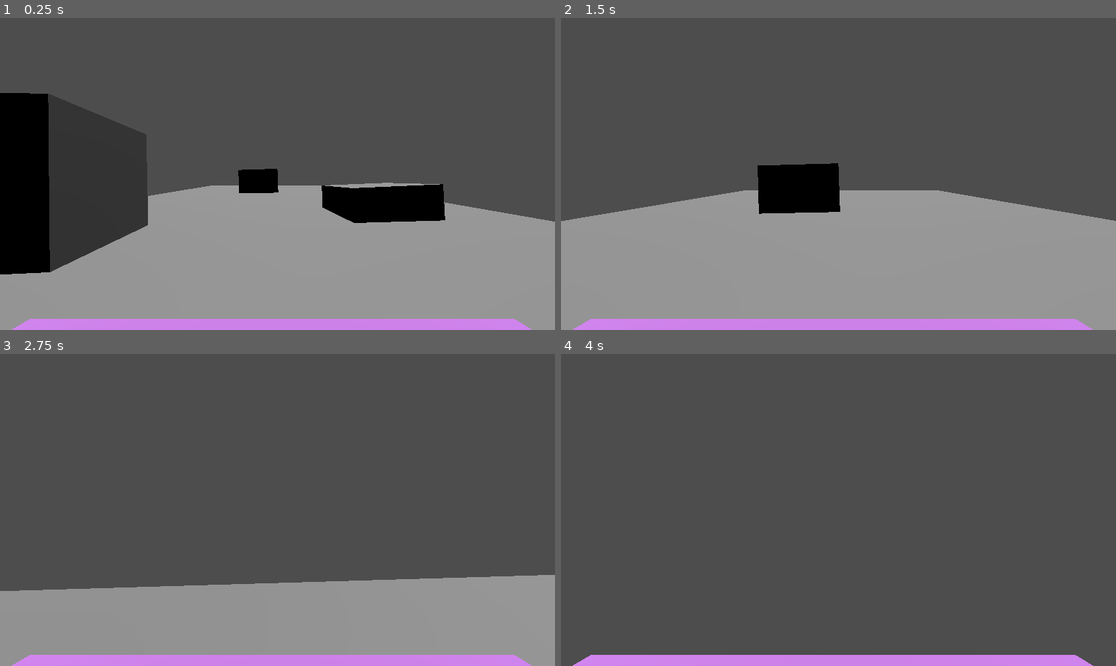
Above: before the commit, frames 1-4 (two rows, left to right).
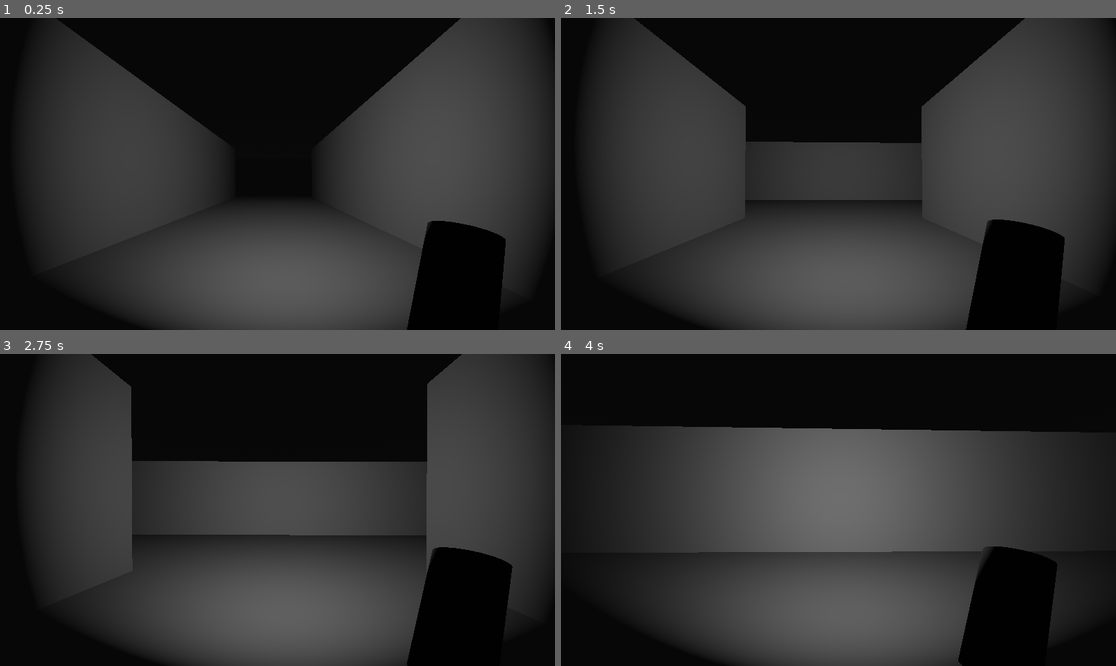
Above: after the commit, the same moments.

Repository: CodeTeshlah/ProjectA
Game: Godot game, scene res://node_3d.tscn
Same seed, same stepped clock (60 frames per second), same inputs: the game is played once before the commit and once after it.
Inputs:
- Up to frame 1 (0.25 s): no input
- Up to frame 2 (1.5 s): hold D (player_move_right) 0.53-1.28 s; hold W (player_move) 0.53-1.28 s; hold A (player_move_left) from 1.28 s (still down); tap W (player_move) at 1.35 s
- Up to frame 3 (2.75 s): release A (player_move_left) at 2.03 s; hold D (player_move_right) from 2.03 s (still down); hold W (player_move) from 2.03 s (still down)
- Up to frame 4 (4 s): release W (player_move) at 2.78 s; tap W (player_move) at 2.85 s; release D (player_move_right) at 3.53 s; hold A (player_move_left) from 3.53 s (still down); hold W (player_move) from 3.53 s (still down)

The runs differ from the first frame. In frame 1, 71% of the frame differs, in the area x 0-100%, y 0-100%; in frame 2, 76%; in frame 3, 71%; in frame 4, 65%.

Commit message:
uhhh wth... its a completely different game na

Diff:
--- a/fayr/galawgalaw.gd
+++ b/fayr/galawgalaw.gd
@@ -1,22 +1,25 @@
 extends Node3D
-@onready var path = $Path3D/PathFollow3D
-@onready var player = $Path3D/PathFollow3D
-@onready var path1 = $Path3D#/PathFollow3D
-@onready var path2 = $Path3DLeft#/PathFollow3D
-@onready var path3 = $Path3DRight#/PathFollow3D
+@onready var path = $Navigation/Path3D/PathFollow3D
+@onready var player = $Navigation/Path3D/PathFollow3D
+@onready var path1 = $Navigation/Path3D
+@onready var path2 = $Navigation/Path3DLeft
+@onready var path3 = $Navigation/Path3DRight
+@onready var anim = $Navigation/Path3D/PathFollow3D/Player/Camera3D/AnimationPlayer
 var running = 1
 func _ready():
 	pass # Replace with function body.
 
 func _process(delta):
-		const move_speed = 20.0
+		const move_speed = 5.0
 		if (check_input()):
 			running = 3
 		else:
 			running = 1
 		path.progress += (move_speed * running ) * delta
+		anim.play("head_bob")
 		print(path.progress_ratio >= 1)
 		if (path.progress_ratio) >= 1:
+			anim.stop(false)
 			check_direction()
 		else:
 			pass
@@ -28,11 +31,11 @@
 		return false
 
 func check_direction():
-	if (Input.is_action_just_pressed('player_move_left')):
+	if (Input.is_action_just_pressed('player_move_right')):
 		path1.remove_child(player)
 		path3.add_child(player)
 		path.progress = 0
-	if (Input.is_action_just_pressed("player_move_right")):
+	if (Input.is_action_just_pressed("player_move_left")):
 		path1.remove_child(player)
 		path2.add_child(player)
 		path.progress = 0
--- a/fayr/node_3d.tscn
+++ b/fayr/node_3d.tscn
@@ -1,81 +1,200 @@
-[gd_scene load_steps=8 format=3 uid="uid://dk8tnoq3kxt5o"]
+[gd_scene load_steps=17 format=3 uid="uid://dk8tnoq3kxt5o"]
 
 [ext_resource type="Script" path="res://galawgalaw.gd" id="1_q4vrq"]
 [ext_resource type="PackedScene" uid="uid://bty2bywe6nwcd" path="res://player_temp.tscn" id="2_ao6yi"]
 
+[sub_resource type="ProceduralSkyMaterial" id="ProceduralSkyMaterial_qvowg"]
+sky_top_color = Color(0.188235, 0.188235, 0.188235, 1)
+sky_horizon_color = Color(0.239216, 0.239216, 0.239216, 1)
+
+[sub_resource type="Sky" id="Sky_v5stf"]
+sky_material = SubResource("ProceduralSkyMaterial_qvowg")
+
+[sub_resource type="Environment" id="Environment_y0byc"]
+background_mode = 2
+background_color = Color(0.654902, 0.654902, 0.654902, 1)
+background_energy_multiplier = 0.25
+sky = SubResource("Sky_v5stf")
+ambient_light_source = 3
+ambient_light_color = Color(1, 1, 1, 1)
+ambient_light_sky_contribution = 0.12
+ambient_light_energy = 0.01
+reflected_light_source = 2
+
+[sub_resource type="BoxMesh" id="BoxMesh_i8oem"]
+
 [sub_resource type="BoxMesh" id="BoxMesh_dvil7"]
 
-[sub_resource type="BoxMesh" id="BoxMesh_i8oem"]
-
 [sub_resource type="Curve3D" id="Curve3D_5jtcc"]
 _data = {
-"points": PackedVector3Array(-25.0856, -1.47215, 1.50487, 25.086, 0, 0, -20, 0, 0, 0, 0, 0, 3.42161, -2.42777, -1.23786, 0, 0, -57.012),
+"points": PackedVector3Array(-25.086, 0, 0, 0, 0, 0, -10, 0, 0, 0, 0, 0, 3, 0, 0, -3, 0, 0, 0, 0, 3, 0, 0, 0, 0, 0, -3, 0, 0, 0, 0, 0, 0, 0, 0, -30),
+"tilts": PackedFloat32Array(0, 0, 0, 0)
+}
+point_count = 4
+
+[sub_resource type="Curve3D" id="Curve3D_pv8u3"]
+_data = {
+"points": PackedVector3Array(0, 0, 0, 5, 0, 0, -10, 0, 0, 0, 0, 0, 3, 0, 0, -3, 0, 0, 0, 0, -3, 0, 0, 0, 0, 0, 3, 0, 0, 0, 0, 0, 0, 0, 0, 30),
+"tilts": PackedFloat32Array(0, 0, 0, 0)
+}
+point_count = 4
+
+[sub_resource type="Curve3D" id="Curve3D_6v57d"]
+_data = {
+"points": PackedVector3Array(0, 0, 0, 0, 0, 0, -90, 0, 0, 0, 0, 0, 0, 0, 0, -70, 0, 0),
 "tilts": PackedFloat32Array(0, 0)
 }
 point_count = 2
 
-[sub_resource type="Curve3D" id="Curve3D_pv8u3"]
-_data = {
-"points": PackedVector3Array(-18.0235, -1.93517, -4.27285, 25, 0, 0, -20, 0, 0, 0, 0, 0, -0.461973, 1.86329, 11.5569, 0, 0, 40),
-"tilts": PackedFloat32Array(0, 0)
-}
-point_count = 2
-
-[sub_resource type="Curve3D" id="Curve3D_6v57d"]
-_data = {
-"points": PackedVector3Array(0, 0, 0, 0, 0, 0, -90, 0, 0, 0, 0, 0, 0, 0, 0, -20, 0, 0),
-"tilts": PackedFloat32Array(0, 0)
-}
-point_count = 2
+[sub_resource type="StandardMaterial3D" id="StandardMaterial3D_4lf32"]
+albedo_color = Color(0.380392, 0.380392, 0.380392, 1)
+
+[sub_resource type="CylinderMesh" id="CylinderMesh_cr27x"]
+material = SubResource("StandardMaterial3D_4lf32")
+
+[sub_resource type="Animation" id="Animation_udq5q"]
+resource_name = "head_bob"
+length = 1.2
+loop_mode = 1
+tracks/0/type = "value"
+tracks/0/imported = false
+tracks/0/enabled = true
+tracks/0/path = NodePath(".:rotation")
+tracks/0/interp = 2
+tracks/0/loop_wrap = true
+tracks/0/keys = {
+"times": PackedFloat32Array(0, 0.2, 0.4, 0.6, 0.8, 1),
+"transitions": PackedFloat32Array(1, 1, 1, 1, 1, 1),
+"update": 0,
+"values": [Vector3(0, 5.58793e-09, 0), Vector3(0.0349066, -0.0174533, 0), Vector3(0, -0.0349066, 0), Vector3(0, 0, 0), Vector3(0.0349066, 0.0174533, 0), Vector3(0, 0.0349066, 0)]
+}
+tracks/1/type = "value"
+tracks/1/imported = false
+tracks/1/enabled = true
+tracks/1/path = NodePath(".:position")
+tracks/1/interp = 2
+tracks/1/loop_wrap = true
+tracks/1/keys = {
+"times": PackedFloat32Array(0, 0.2, 0.4, 0.6, 0.8, 1),
+"transitions": PackedFloat32Array(1, 1, 1, 1, 1, 1),
+"update": 0,
+"values": [Vector3(-0.001, 1, 1), Vector3(-0.001, 1.025, 1), Vector3(-0.001, 1, 1), Vector3(-0.001, 1, 1), Vector3(-0.001, 1.025, 1), Vector3(-0.001, 1, 1)]
+}
+
+[sub_resource type="Animation" id="Animation_ywesf"]
+length = 0.001
+tracks/0/type = "value"
+tracks/0/imported = false
+tracks/0/enabled = true
+tracks/0/path = NodePath(".:rotation")
+tracks/0/interp = 1
+tracks/0/loop_wrap = true
+tracks/0/keys = {
+"times": PackedFloat32Array(0),
+"transitions": PackedFloat32Array(1),
+"update": 0,
+"values": [Vector3(0, 5.58793e-09, 0)]
+}
+tracks/1/type = "value"
+tracks/1/imported = false
+tracks/1/enabled = true
+tracks/1/path = NodePath(".:position")
+tracks/1/interp = 1
+tracks/1/loop_wrap = true
+tracks/1/keys = {
+"times": PackedFloat32Array(0),
+"transitions": PackedFloat32Array(1),
+"update": 0,
+"values": [Vector3(-0.001, 1, 1)]
+}
+
+[sub_resource type="AnimationLibrary" id="AnimationLibrary_qrpgc"]
+_data = {
+"RESET": SubResource("Animation_ywesf"),
+"head_bob": SubResource("Animation_udq5q")
+}
+
+[sub_resource type="CapsuleMesh" id="CapsuleMesh_msv50"]
 
 [node name="Node3D" type="Node3D"]
 script = ExtResource("1_q4vrq")
 
-[node name="Node3D" type="Node3D" parent="."]
-transform = Transform3D(-0.131415, 0.10357, -0.985902, 0.101316, 0.990723, 0.0905713, -0.986137, 0.0879852, 0.140689, -86.2267, 7.91888, -12.0016)
-
-[node name="MeshInstance3D" type="MeshInstance3D" parent="Node3D"]
-transform = Transform3D(21.3929, 2.70343, 0.13253, -2.88161, 19.9273, -1.29177, -0.3261, 1.26228, 20.1091, -39.8625, 2.48362, 2.57661)
+[node name="WorldEnvironment" type="WorldEnvironment" parent="."]
+environment = SubResource("Environment_y0byc")
+
+[node name="Environment" type="Node3D" parent="."]
+
+[node name="Floor" type="MeshInstance3D" parent="Environment"]
+transform = Transform3D(40, 0, 0, 0, 0.044, 0, 0, 0, 63.2295, -72.8908, 0, 0.808)
+mesh = SubResource("BoxMesh_i8oem")
+skeleton = NodePath("../..")
+
+[node name="Floor2" type="MeshInstance3D" parent="Environment"]
+transform = Transform3D(40, 0, 0, 0, 0.044, 0, 0, 0, 63.2295, -72.8908, 5.30652, 0.808)
+visible = false
+mesh = SubResource("BoxMesh_i8oem")
+skeleton = NodePath("../..")
+
+[node name="MeshInstance3D" type="MeshInstance3D" parent="Environment"]
+transform = Transform3D(29.6722, -0.0576296, -6.28874e-07, 0.23305, 7.33748, 2.69267e-07, 8.84331e-07, -9.56728e-08, 21.0299, -79.3183, 2.18756, 16.3574)
 mesh = SubResource("BoxMesh_dvil7")
 
-[node name="MeshInstance3D2" type="MeshInstance3D" parent="Node3D"]
-transform = Transform3D(21.3929, 2.70343, 0.132532, -2.88161, 19.9274, -1.29177, -0.326102, 1.26228, 20.1091, -46.7282, -0.928567, -51.9439)
+[node name="MeshInstance3D2" type="MeshInstance3D" parent="Environment"]
+transform = Transform3D(29.6722, -0.0576296, -6.57341e-07, 0.23305, 7.33748, 2.81456e-07, 8.84331e-07, -9.56728e-08, 21.9818, -79.3183, 2.18756, -14.5858)
 mesh = SubResource("BoxMesh_dvil7")
 
-[node name="MeshInstance3D3" type="MeshInstance3D" parent="Node3D"]
-transform = Transform3D(21.3929, 2.70344, 0.132535, -2.88161, 19.9274, -1.29177, -0.326105, 1.26228, 20.1091, 18.8772, 1.99585, -35.0247)
+[node name="MeshInstance3D3" type="MeshInstance3D" parent="Environment"]
+transform = Transform3D(-2.34421e-06, 2.22656e-09, 21.9818, 0.374408, 7.29617, 0, -53.6292, 0.0509377, -9.60855e-07, -43.9083, 2.18756, 1.12395)
 mesh = SubResource("BoxMesh_dvil7")
 
-[node name="MeshInstance3D4" type="MeshInstance3D" parent="Node3D"]
-transform = Transform3D(21.3929, 2.70344, 0.132535, -2.88161, 19.9274, -1.29177, -0.326106, 1.26228, 20.1091, -16.8408, 7.86292, -123.305)
-mesh = SubResource("BoxMesh_dvil7")
-
-[node name="MeshInstance3D" type="MeshInstance3D" parent="."]
-transform = Transform3D(211.518, 0, 0, 0, 0.234804, 0, 0, 0, 123.505, 0, 0, 0)
-mesh = SubResource("BoxMesh_i8oem")
-
-[node name="DirectionalLight3D" type="DirectionalLight3D" parent="."]
-transform = Transform3D(-0.0101371, 0.962626, 0.270646, -0.0360298, -0.270835, 0.961951, 0.999299, 1.19209e-07, 0.0374287, -79.4212, 61.0011, 2.15849)
-
-[node name="Path3DLeft" type="Path3D" parent="."]
-transform = Transform3D(0.999848, 0, 0.0174524, 0, 1, 0, -0.0174524, 0, 0.999848, 0, 1, 0)
+[node name="DirectionalLight3D" type="DirectionalLight3D" parent="Environment"]
+transform = Transform3D(0.0101718, 0.812593, -0.582743, -0.0141816, 0.582832, 0.812469, 0.999848, -1.58358e-08, 0.0174523, -82.6748, 26.701, 1.42358)
+visible = false
+light_color = Color(0.172549, 0.0901961, 0.34902, 1)
+shadow_enabled = true
+
+[node name="Navigation" type="Node3D" parent="."]
+
+[node name="Path3DLeft" type="Path3D" parent="Navigation"]
+transform = Transform3D(0.999848, 0, 0.0174524, 0, 1, 0, -0.0174524, 0, 0.999848, -60, 1, 1)
 curve = SubResource("Curve3D_5jtcc")
 
-[node name="Path3DRight" type="Path3D" parent="."]
-transform = Transform3D(0.999848, 0, 0.0174524, 0, 1, 0, -0.0174524, 0, 0.999848, 0, 1, 0)
+[node name="Path3DRight" type="Path3D" parent="Navigation"]
+transform = Transform3D(0.999848, 0, 0.0174524, 0, 1, 0, -0.0174524, 0, 0.999848, -60, 1, 1)
 curve = SubResource("Curve3D_pv8u3")
 
-[node name="Path3D" type="Path3D" parent="."]
+[node name="Path3D" type="Path3D" parent="Navigation"]
 transform = Transform3D(0.999848, 0, 0.0174524, 0, 1, 0, -0.0174524, 0, 0.999848, 0, 1, 0)
 curve = SubResource("Curve3D_6v57d")
 
-[node name="PathFollow3D" type="PathFollow3D" parent="Path3D"]
-transform = Transform3D(-0.0494294, 0.0259079, -0.998442, 0, 0.999664, 0.0259396, 0.998777, 0.00128218, -0.0494128, -86.5237, 7.06965, -16.8636)
+[node name="PathFollow3D" type="PathFollow3D" parent="Navigation/Path3D"]
+transform = Transform3D(-4.37113e-08, 0, -1, 0, 1, 0, 0.999999, 0, -4.37114e-08, -90, 0, 0)
 loop = false
 
-[node name="MeshInstance3D" parent="Path3D/PathFollow3D" instance=ExtResource("2_ao6yi")]
-transform = Transform3D(12, 0, 0, 0, 12, 0, 0, 0, 12, 0, 0, 0)
+[node name="Player" type="Node3D" parent="Navigation/Path3D/PathFollow3D"]
+transform = Transform3D(1, 0, 0, 0, 1, 0, -1.86265e-09, 0, 1, 0, 0, 0)
+
+[node name="MeshInstance3D" type="MeshInstance3D" parent="Navigation/Path3D/PathFollow3D/Player"]
+transform = Transform3D(0.46239, 0.190253, -0.000387526, -0.184609, 0.448918, 0.119966, 0.0459957, -0.110799, 0.485395, 1.45421, 0.131661, -0.642448)
+mesh = SubResource("CylinderMesh_cr27x")
+skeleton = NodePath("../../MeshInstance3D")
+
+[node name="Camera3D" type="Camera3D" parent="Navigation/Path3D/PathFollow3D/Player"]
+transform = Transform3D(1, 0, 5.58793e-09, 0, 1, 0, -5.58793e-09, 0, 1, -0.001, 1, 1)
+
+[node name="AnimationPlayer" type="AnimationPlayer" parent="Navigation/Path3D/PathFollow3D/Player/Camera3D"]
+libraries = {
+"": SubResource("AnimationLibrary_qrpgc")
+}
+
+[node name="SpotLight3D" type="SpotLight3D" parent="Navigation/Path3D/PathFollow3D/Player/Camera3D"]
+transform = Transform3D(0.999391, 0, -0.0348995, 0, 1, 0, 0.0348995, 0, 0.999391, 0.0358992, 0.56125, -0.999359)
+light_energy = 4.277
+spot_range = 28.048
+spot_angle = 62.72
+
+[node name="MeshInstance3D" parent="Navigation/Path3D/PathFollow3D" instance=ExtResource("2_ao6yi")]
+transform = Transform3D(1, 0, 1.86265e-09, 0, 1, 0, -3.72529e-09, 0, 1, 0, -0.307125, 0)
+visible = false
+mesh = SubResource("CapsuleMesh_msv50")
 skeleton = NodePath("../..")
-
-[node name="Camera3D" type="Camera3D" parent="Path3D/PathFollow3D/MeshInstance3D"]
-transform = Transform3D(1, 0, 0, 0, 1, 0, 0, 0, 1, 0.0109453, 0.798884, -0.0808148)
--- a/fayr/project.godot
+++ b/fayr/project.godot
@@ -36,3 +36,7 @@
 "events": [Object(InputEventKey,"resource_local_to_scene":false,"resource_name":"","device":-1,"window_id":0,"alt_pressed":false,"shift_pressed":false,"ctrl_pressed":false,"meta_pressed":false,"pressed":false,"keycode":0,"physical_keycode":68,"key_label":0,"unicode":100,"echo":false,"script":null)
 ]
 }
+
+[rendering]
+
+renderer/rendering_method="gl_compatibility"
